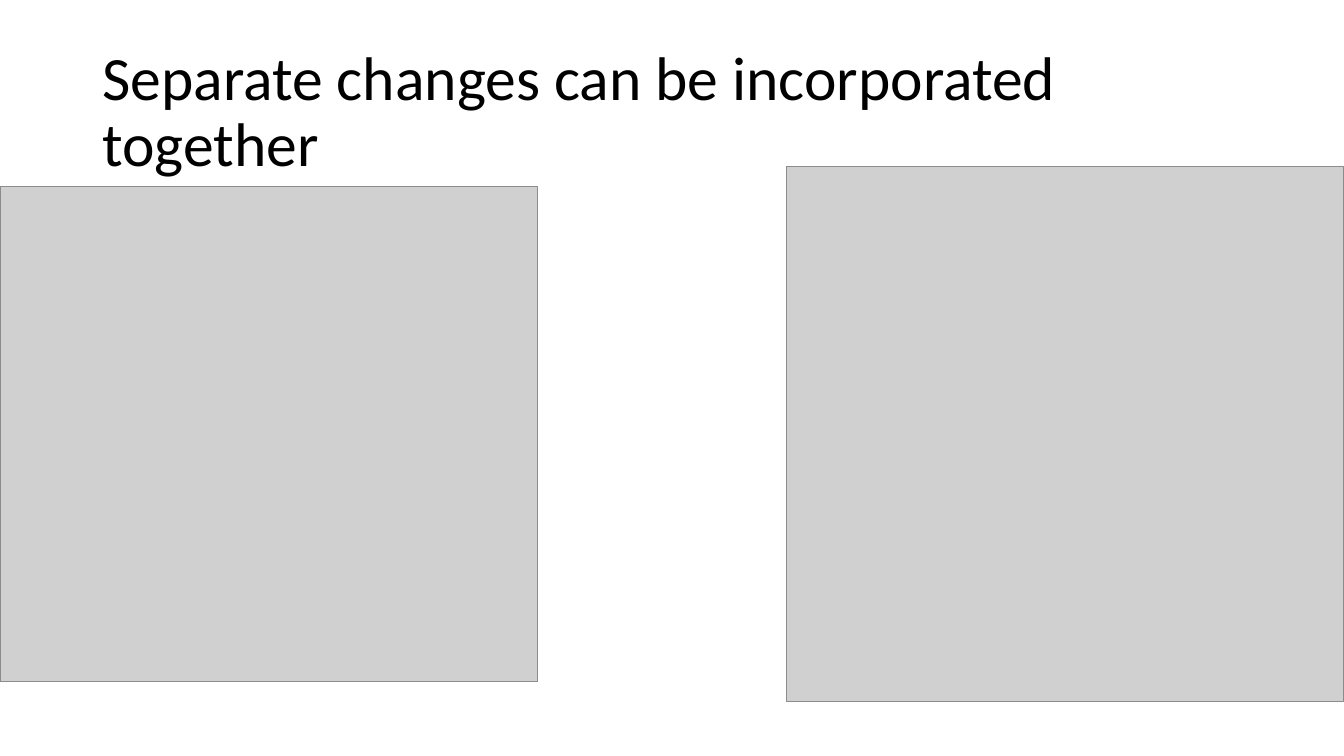
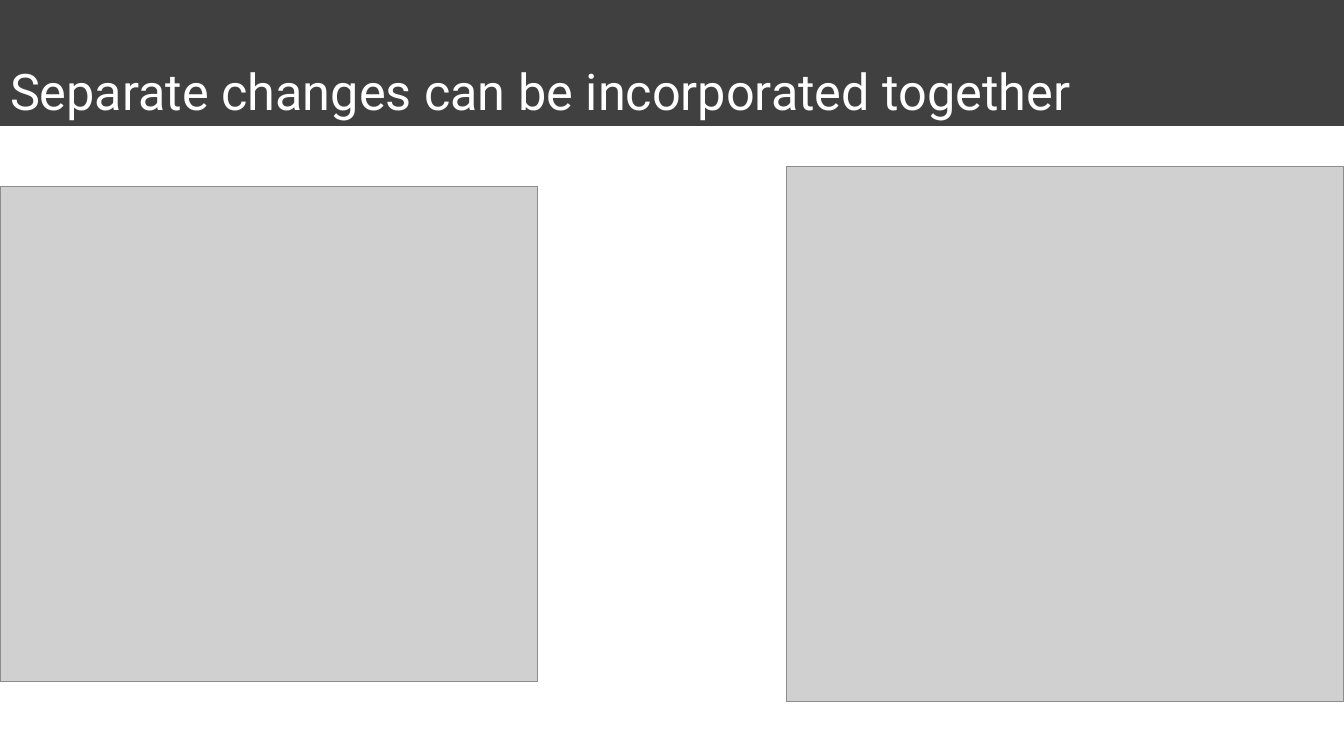
Before and after one commit to mychan24/git_github_workshop, a slide deck: slide 4 of Presentation1.pptx. Drawn at 1344x756 pixels with LibreOffice and Linux fonts; fonts in the diff are those of the drawing; grey boxes stand for pictures. Boxes give left, top, right and bottom in pixels: in the first picture for what was removed or moved away, otherwise in the second. Text is boxed around its words. In the diff, an @@ line names an element or a change of style, - is before the commit and + after.

```diff
--- a/Presentation1.pptx
+++ b/Presentation1.pptx
@@ title "Separate changes can be incorporated ...": place and size @@
-title "Separate changes can be incorporated ..." at <box>102,57,1055,177</box>
+title "Separate changes can be incorporated ..." at <box>0,0,1344,126</box>
@@ title "Separate changes can be incorporated ..." at <box>0,0,1344,126</box>: size 44 to 36 pt, font Calibri to Roboto, text colour #000000 to #FFFFFF; line spacing 0.9 to 1; vertical alignment middle to bottom; fill none to #404040 @@
```
Also in this commit, not shown: 2 other slides changed, 2 slides added, 1 slide removed, 1 other file.
